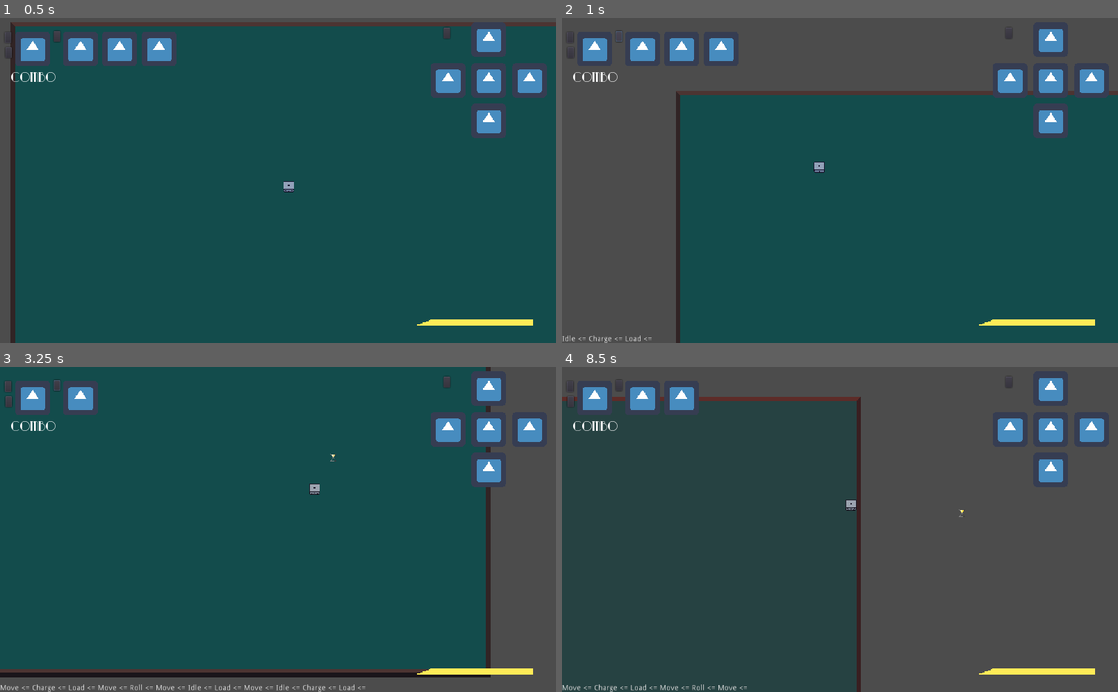
Above: before the commit, frames 1-4 (two rows, left to right).
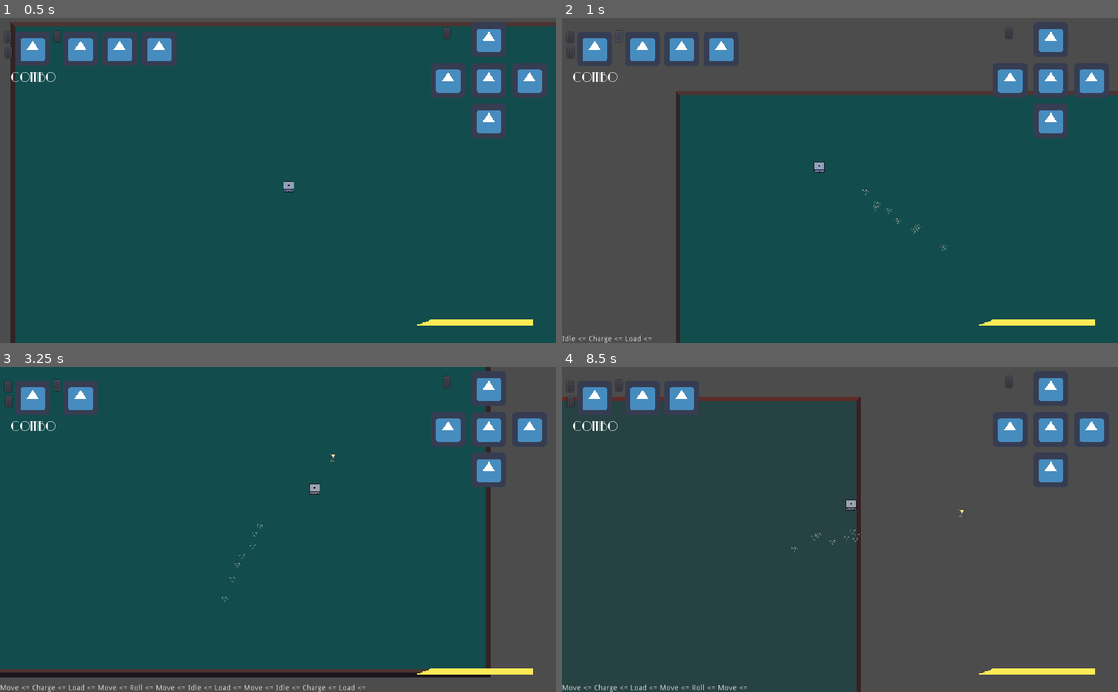
Above: after the commit, the same moments.

Repository: andrebariani/gmtk2022
Game: Godot game, scene res://src/Main.tscn
Two runs of this game, one before a commit and one after it. Both use one fixed random seed, a clock stepped at 60 frames per second and the inputs below. The engine's default icon, where the game draws it, is replaced by a stand-in: a white triangle on a blue panel in a dark square.
Inputs (mouse positions are in pixels of both pictures, inside the frame that each line leads up to):
- Up to frame 1 (0.5 s): no input
- Up to frame 2 (1 s): click (617, 37) at 0.5 s
- Up to frame 3 (3.25 s): tap Enter (ui_accept) at 1.25, 1.52, 2.27 s; move the mouse to (400, 513) at 1.27 s; hold D (move_right) 1.28-2.03 s; click (400, 513) at 1.35 s; move the mouse to (166, 545) at 2.02 s; hold S (move_down) 2.03-2.78 s; tap Space (roll) at 2.1 s; move the mouse to (333, 458) at 2.77 s; hold D (move_right) from 2.78 s (still down); click (333, 458) at 2.85 s
- Up to frame 4 (8.5 s): move the mouse to (812, 594) at 3.52 s; release D (move_right) at 3.53 s; hold W (move_up) 3.53-4.28 s; tap Space (roll) at 3.6, 5.1, 7.35 s; tap Enter (ui_accept) at 3.77, 4.52, 5.27, 7.52, 8.27 s; move the mouse to (1006, 578) at 4.27 s; hold A (move_left) 4.28-5.78 s; click (1006, 578) at 4.35 s; move the mouse to (673, 480) at 5.02 s; move the mouse to (867, 529) at 5.77 s; hold S (move_down) 5.78-6.5 s; click (867, 529) at 5.85 s; click (567, 386) at 6.5 s; move the mouse to (756, 448) at 7.27 s; hold D (move_right) 7.28-8.03 s; move the mouse to (962, 513) at 8.02 s; hold W (move_up) from 8.03 s (still down); click (962, 513) at 8.1 s

Frame 1 is identical in both runs. In frame 2, less than 0.1% of the frame differs, in the area x 54-70%, y 52-72%; in frame 3, less than 0.1%; in frame 4, less than 0.1%.
Error before the commit: Invalid call. Nonexistent function 'instance' in base 'StreamTexture'. (res://src/entities/player/Player.gd:171)

Commit message:
fixed merge issue

Diff:
--- a/src/entities/player/Player.tscn
+++ b/src/entities/player/Player.tscn
@@ -16,7 +16,7 @@
 [ext_resource path="res://src/entities/player/EntitySprite.gd" type="Script" id=14]
 [ext_resource path="res://assets/sprites/lightcone.png" type="Texture" id=15]
 [ext_resource path="res://src/entities/player/Lights.gd" type="Script" id=16]
-
+[ext_resource path="res://src/entities/player/Particles.tscn" type="PackedScene" id=17]
 
 [sub_resource type="ShaderMaterial" id=9]
 shader = ExtResource( 13 )
@@ -64,7 +64,7 @@
 WALK_SPEED = 40000
 ROLL_SPEED = 90000
 CHARGE_SPEED = 240000
-dust = ExtResource( 15 )
+dust = ExtResource( 17 )
 
 [node name="Lights" type="Node2D" parent="."]
 visible = false
@@ -185,7 +185,7 @@
 visible = false
 scale = Vector2( 2, 2 )
 frames = SubResource( 8 )
-frame = 3
+frame = 2
 playing = true
 script = ExtResource( 12 )
 
Not shown: 1 places in src/entities/player/Player.tscn that only renumber resources
